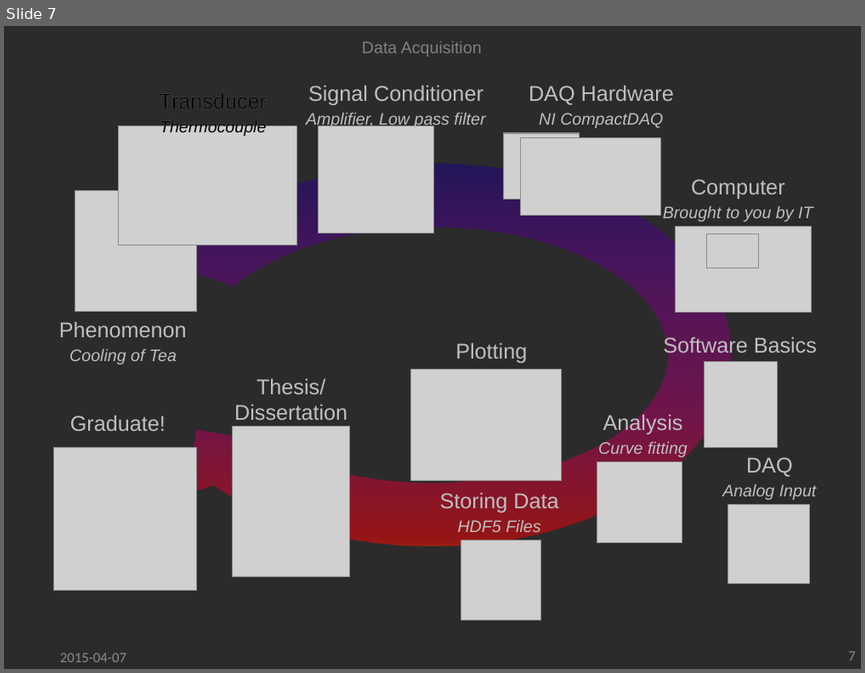
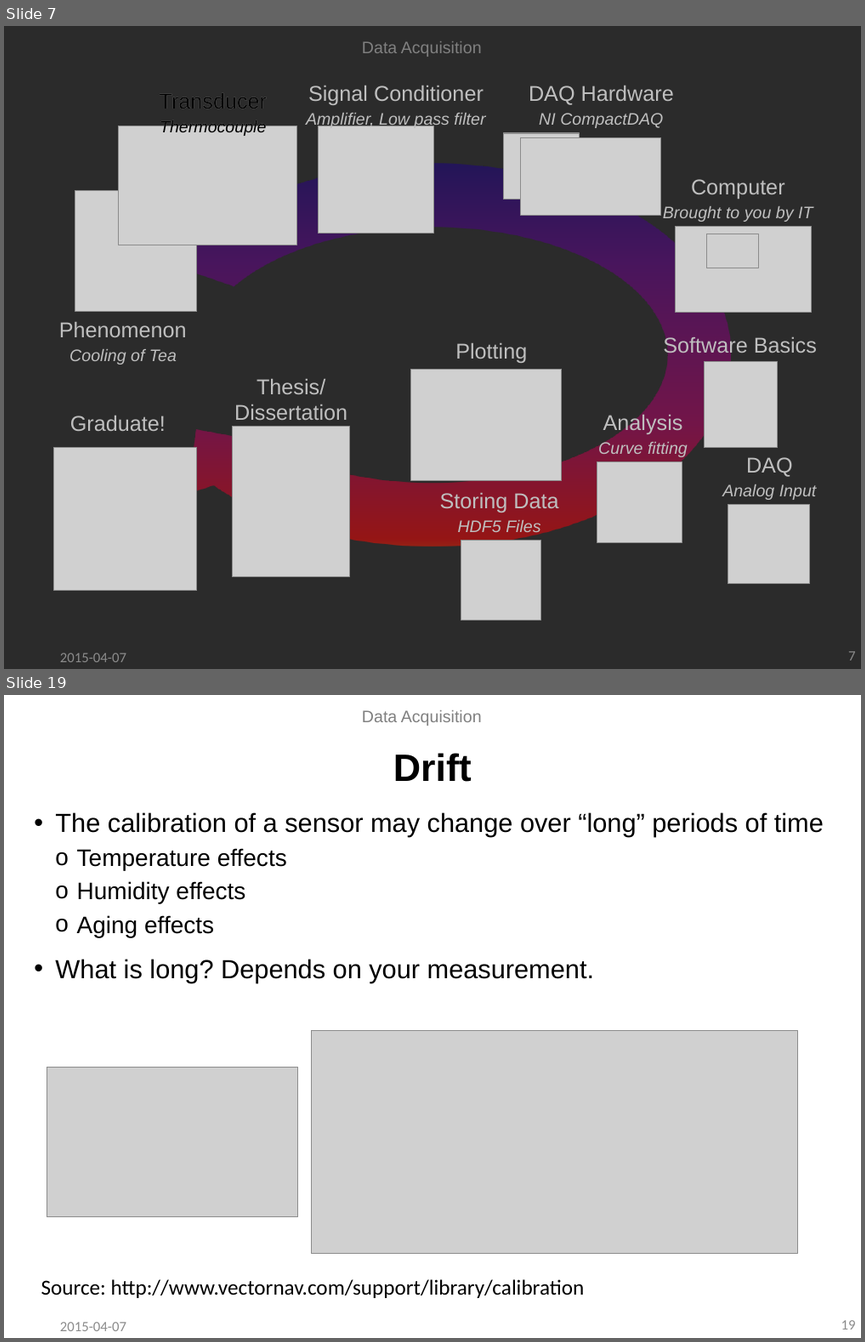
Before and after one commit to ddhanraj/ddhanraj, a slide deck: slides/DAQ.pptx. Shown one above the other, each under a label of ours: slide 7 before the commit, slides 7 and 19 after it; the slides between them are not shown. The pictures are 865x673 and 865x1342 pixels, drawn with LibreOffice and Linux fonts; fonts in the diff are those of the drawing; grey boxes stand for pictures; background and template pictures are left out; a plain dark background stands for a picture behind light text. Boxes give left, top, right and bottom in pixels: in the first picture for what was removed or moved away, otherwise in the second. Text is boxed around its words. In the diff, an @@ line names an element or a change of style, - is before the commit and + after.

```diff
--- a/slides/DAQ.pptx
+++ b/slides/DAQ.pptx
@@ slide 19 added at box(4, 695, 861, 1338), background picture (left out) @@
@@ text added at box(362, 710, 482, 726), 14 pt, text #808080 @@
+Data Acquisition
@@ title added at box(393, 753, 472, 782), 32 pt, text #000000, bold @@
+Drift
@@ text added at box(55, 812, 823, 982), 22 pt, text #000000 @@
+• The calibration of a sensor may change over “long” periods of time
+  o Temperature effects
+  o Humidity effects
+  o Aging effects
+• What is long? Depends on your measurement.
@@ picture added at box(311, 1031, 797, 1253) @@
@@ picture added at box(46, 1066, 298, 1217) @@
@@ text added at box(41, 1279, 585, 1298), 18 pt, text #000000 @@
+Source: http://www.vectornav.com/support/library/calibration
@@ text added at box(60, 1321, 126, 1331), 12 pt, text #8C8C8C @@
+2015-04-07
@@ page number added at box(841, 1320, 856, 1329), 12 pt, text #8C8C8C @@
+19
```
Also in this commit, not shown: 6 slides changed, 11 other slides added, 3 other files.
